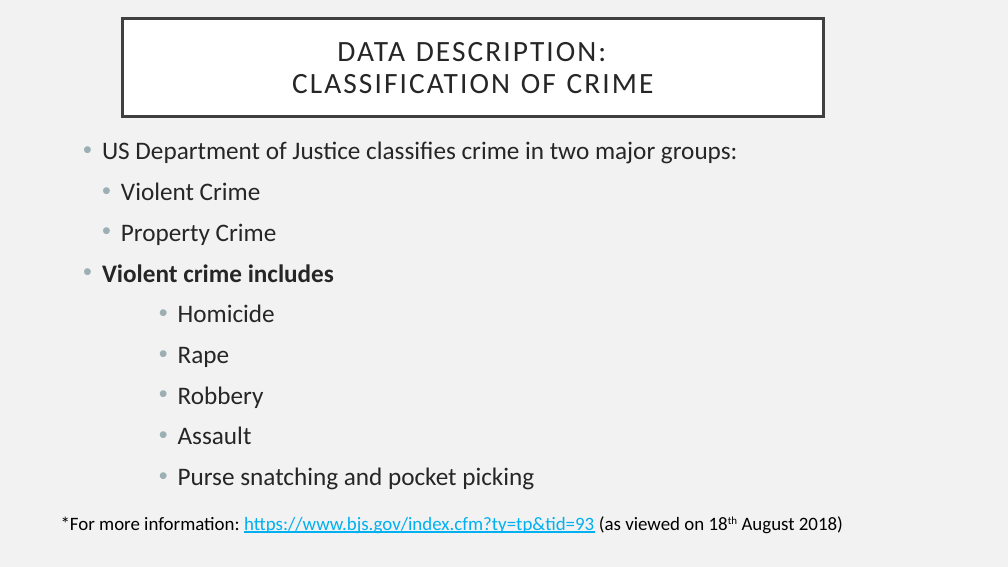
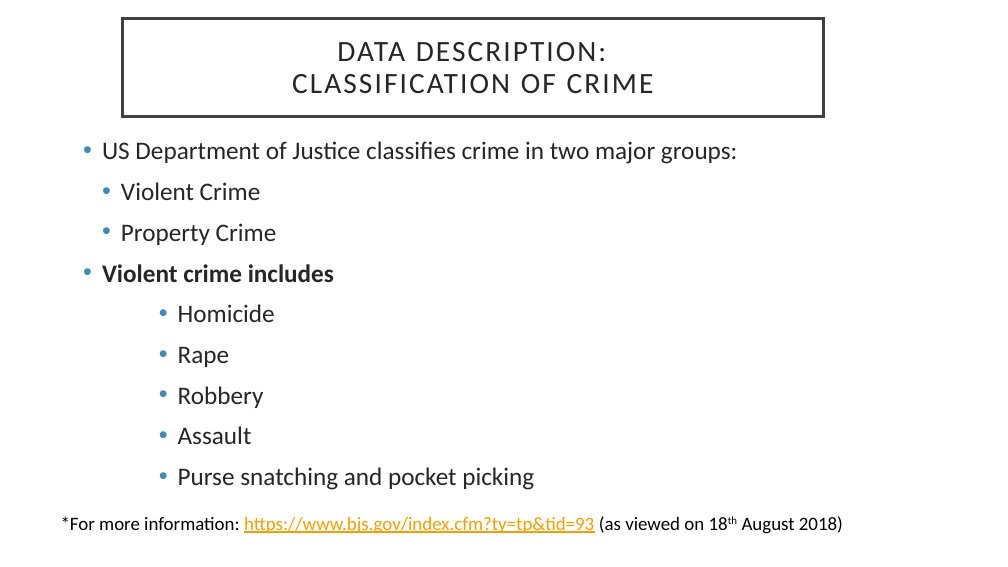
Before and after one commit to shrawantee/Project-Analysis-of-Violent-Crime-in-LA, a slide deck: slide 11 of LACity Crime-Dora.pptx. Drawn at 1008x567 pixels with LibreOffice and Linux fonts; fonts in the diff are those of the drawing. Boxes give left, top, right and bottom in pixels: in the first picture for what was removed or moved away, otherwise in the second. Text is boxed around its words. In the diff, an @@ line names an element or a change of style, - is before the commit and + after.

```diff
--- a/LACity Crime-Dora.pptx
+++ b/LACity Crime-Dora.pptx
@@ background #F2F2F2 to #FFFFFF @@
@@ text "US Department of Justice classifies ..." at [102,141,737,490]: bullet colour #9BAFB5 to #418AB3 @@
@@ text "*For more information: https://www.bjs.gov/index.cfm?ty=tp&t ..." at [61,516,843,534]: text colour #00B0F0 to #F59E00 in "https://www.bjs.gov/index.cfm?ty=tp&tid=93" @@
```
Also in this commit, not shown: 18 other slides changed, 4 slides added, 5 slides removed.
